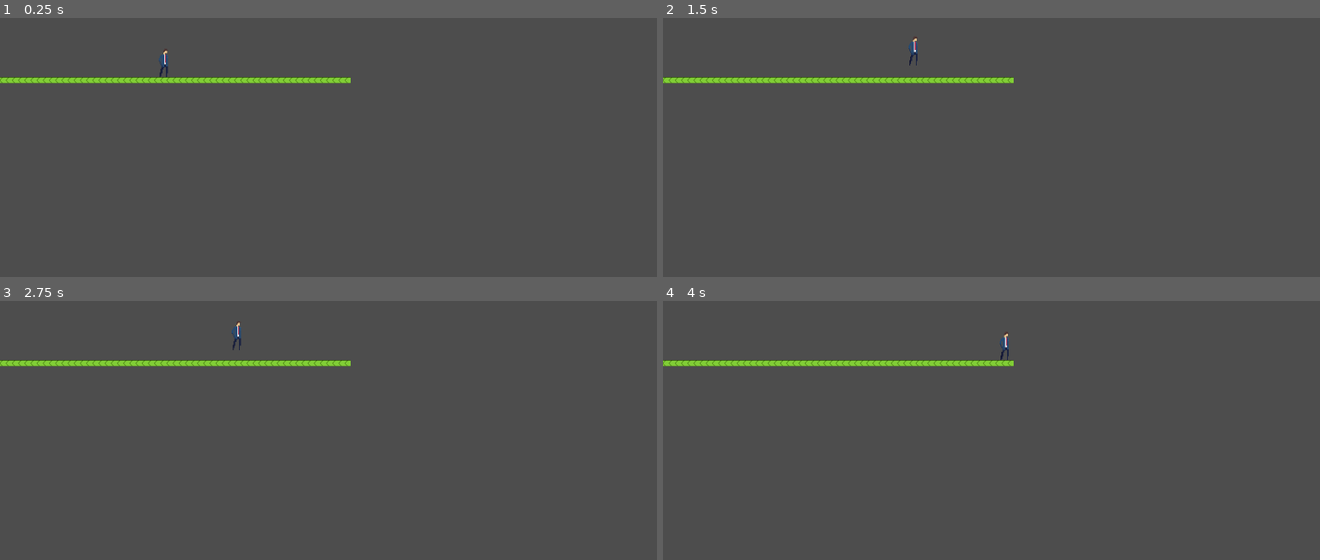
Above: before the commit, frames 1-4 (two rows, left to right).
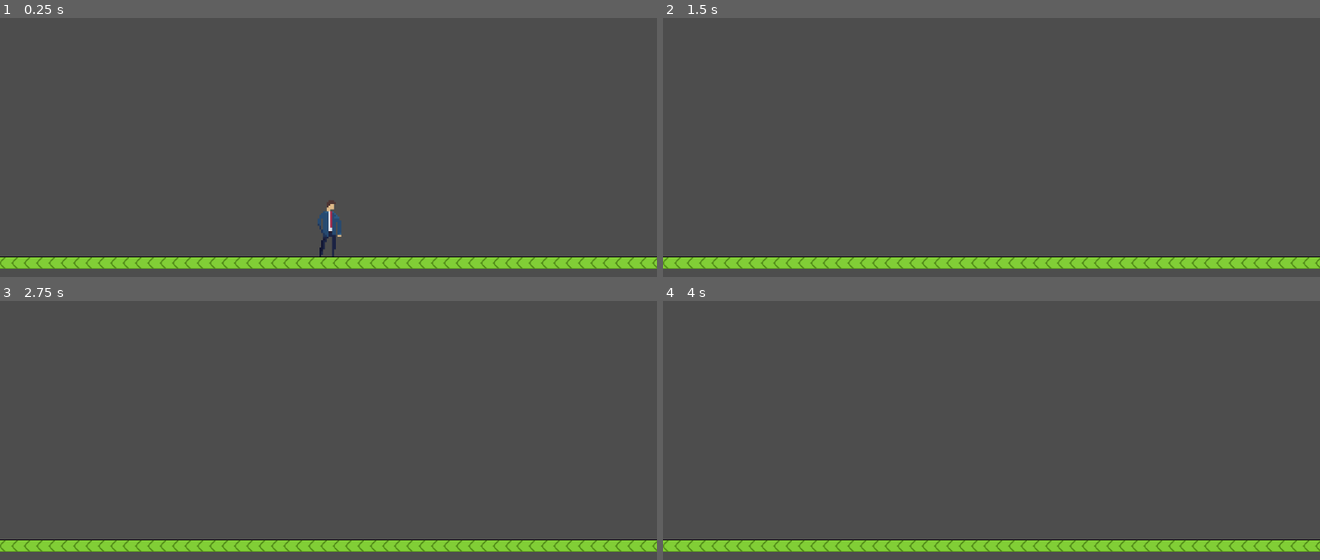
Above: after the commit, the same moments.

Repository: Brook-28/C.L.E.A.N.-game
Game: Godot game, scene res://test.tscn
The game is run twice, just before and just after one commit, with the same random seed, the same clock (stepped at 60 frames per second) and the same inputs.
Inputs:
- Up to frame 1 (0.25 s): no input
- Up to frame 2 (1.5 s): tap Enter at 0.5 s; hold D (move_right) from 0.53 s (still down); tap Shift (slide) at 0.6, 1.35 s; tap Space (jump) at 0.77 s
- Up to frame 3 (2.75 s): tap Space (jump) at 1.52, 2 s; release D (move_right) at 2.03 s; hold A (move_left) from 2.03 s (still down); tap Shift (slide) at 2.1 s
- Up to frame 4 (4 s): tap Enter at 2.75 s; release A (move_left) at 2.78 s; hold D (move_right) from 2.78 s (still down); tap Shift (slide) at 2.85, 3.6 s; tap Space (jump) at 3.02, 3.5, 3.77 s

The runs differ from the first frame. In frame 1, 6.6% of the frame differs, in the area x 0-100%, y 12-97%; in frame 2, 6.2%; in frame 3, 6.2%; in frame 4, 6.2%.

Commit message:
added basic character movement

Diff:
--- a/c.l.e.a.n/player.gd
+++ b/c.l.e.a.n/player.gd
@@ -1,11 +1,25 @@
 extends CharacterBody2D
 
+var facing = 1
+var is_sliding
+const SPEED = 500.0
+const JUMP_VELOCITY = -400.0
+const SLIDE_SPEED = 750
 
-const SPEED = 300.0
-const JUMP_VELOCITY = -400.0
+# GENERAL
+func _process(delta: float) -> void:
+	update_visuals()
 
 
+# MOVEMENT
 func _physics_process(delta: float) -> void:
+	var direction = Input.get_axis("move_left", "move_right")
+	# direction
+	if direction != 0:
+		print(facing)
+		facing = direction
+
+
 	# Add the gravity.
 	if not is_on_floor():
 		velocity += get_gravity() * delta
@@ -16,10 +30,56 @@
 
 	# Get the input direction and handle the movement/deceleration.
 	# As good practice, you should replace UI actions with custom gameplay actions.
-	var direction := Input.get_axis("move_left", "move_right")
-	if direction:
+
+	if direction and not is_sliding:
 		velocity.x = direction * SPEED
-	else:
+	elif not is_sliding:
 		velocity.x = move_toward(velocity.x, 0, SPEED)
 
+	# Sliding
+	if Input.is_action_just_pressed("slide") and is_on_floor():
+		slide()
+
+
+
+
+
 	move_and_slide()
+
+
+func slide():
+	if is_sliding:
+		return
+
+	# changing basic variables
+	is_sliding = true
+	$StandingCollision.disabled = true
+	$LowerCollision.disabled = false
+	$LowerBody.play("sliding")
+	$UpperBody.play("sliding")
+
+	# movement
+	velocity.x = facing * SLIDE_SPEED
+
+	await get_tree().create_timer(0.5).timeout
+
+	# changing back basic variables
+	is_sliding = false
+	$StandingCollision.disabled = false
+	$LowerCollision.disabled = true
+	$LowerBody.play("standing")
+	$UpperBody.play("standing")
+
+
+
+
+# VISUAL
+func update_visuals():
+	$LowerBody.flip_h = facing < 0
+	$UpperBody.flip_h = facing < 0
+
+	if velocity == Vector2.ZERO:
+		$LowerBody.play("standing")
+	if velocity.x != 0 and not is_sliding and is_on_floor():
+		$LowerBody.play("running")
+	pass
--- a/c.l.e.a.n/player.tscn
+++ b/c.l.e.a.n/player.tscn
@@ -1,18 +1,112 @@
 [gd_scene format=3 uid="uid://dmcu4n2qos4rc"]
 
-[ext_resource type="Texture2D" uid="uid://o1hg78c6tbwd" path="res://assets/player/art/John_basic_standing.png" id="1_4flbx"]
 [ext_resource type="Script" uid="uid://bntvniplctq3w" path="res://player.gd" id="1_onrkg"]
+[ext_resource type="Texture2D" uid="uid://b24bswtpttss1" path="res://assets/player/art/upper_body/John_upper_standing.png" id="2_i3pqv"]
+[ext_resource type="Texture2D" uid="uid://bt8gn0uepgari" path="res://assets/player/art/lower_body/John_lower_sliding.png" id="2_sweqy"]
+[ext_resource type="Texture2D" uid="uid://8ftfu1vp0f64" path="res://assets/player/art/lower_body/running/John_lower_running1.png" id="2_urp6f"]
+[ext_resource type="Texture2D" uid="uid://csvex1mqak8yd" path="res://assets/player/art/lower_body/running/John_lower_running2.png" id="3_bwjto"]
+[ext_resource type="Texture2D" uid="uid://db8w57ujq71hg" path="res://assets/player/art/lower_body/John_legs_standing.png" id="3_hqtel"]
+[ext_resource type="Texture2D" uid="uid://brmfsbk1l2qi1" path="res://assets/player/art/upper_body/John_upper_default_sliding.png" id="4_2hs0m"]
+[ext_resource type="Texture2D" uid="uid://xsl6ocgqatm7" path="res://assets/player/art/lower_body/running/John_lower_running3.png" id="4_606se"]
+[ext_resource type="Texture2D" uid="uid://ca2np0torn5s5" path="res://assets/player/art/lower_body/running/John_lower_running4.png" id="5_u1c27"]
+[ext_resource type="Texture2D" uid="uid://babgfodwir13j" path="res://assets/player/art/lower_body/running/John_lower_running5.png" id="6_op7ga"]
+[ext_resource type="Texture2D" uid="uid://dqarrubdafmmv" path="res://assets/player/art/lower_body/running/John_lower_running6.png" id="7_q13i1"]
+[ext_resource type="Texture2D" uid="uid://bhsdtcornp32k" path="res://assets/player/art/lower_body/running/John_lower_running7.png" id="8_pylmc"]
+[ext_resource type="Texture2D" uid="uid://b5w8fq5cjxlxi" path="res://assets/player/art/lower_body/running/John_lower_running8.png" id="9_pbfsw"]
+
+[sub_resource type="SpriteFrames" id="SpriteFrames_4flbx"]
+animations = [{
+"frames": [{
+"duration": 0.6,
+"texture": ExtResource("2_urp6f")
+}, {
+"duration": 0.6,
+"texture": ExtResource("3_bwjto")
+}, {
+"duration": 0.6,
+"texture": ExtResource("4_606se")
+}, {
+"duration": 0.6,
+"texture": ExtResource("5_u1c27")
+}, {
+"duration": 0.6,
+"texture": ExtResource("6_op7ga")
+}, {
+"duration": 0.6,
+"texture": ExtResource("7_q13i1")
+}, {
+"duration": 0.6,
+"texture": ExtResource("8_pylmc")
+}, {
+"duration": 0.6,
+"texture": ExtResource("9_pbfsw")
+}],
+"loop": true,
+"name": &"running",
+"speed": 5.0
+}, {
+"frames": [{
+"duration": 1.0,
+"texture": ExtResource("2_sweqy")
+}],
+"loop": true,
+"name": &"sliding",
+"speed": 5.0
+}, {
+"frames": [{
+"duration": 1.0,
+"texture": ExtResource("3_hqtel")
+}],
+"loop": true,
+"name": &"standing",
+"speed": 5.0
+}]
+
+[sub_resource type="SpriteFrames" id="SpriteFrames_sweqy"]
+animations = [{
+"frames": [{
+"duration": 1.0,
+"texture": ExtResource("4_2hs0m")
+}],
+"loop": true,
+"name": &"sliding",
+"speed": 5.0
+}, {
+"frames": [{
+"duration": 1.0,
+"texture": ExtResource("2_i3pqv")
+}],
+"loop": true,
+"name": &"standing",
+"speed": 5.0
+}]
 
 [sub_resource type="CapsuleShape2D" id="CapsuleShape2D_onrkg"]
 radius = 2.0
+
+[sub_resource type="CapsuleShape2D" id="CapsuleShape2D_i3pqv"]
+radius = 2.0
+height = 8.666667
 
 [node name="player" type="CharacterBody2D" unique_id=428859002]
 scale = Vector2(3, 3)
 script = ExtResource("1_onrkg")
 
-[node name="Sprite2D" type="Sprite2D" parent="." unique_id=442813597]
+[node name="LowerBody" type="AnimatedSprite2D" parent="." unique_id=815531095]
 texture_filter = 1
-texture = ExtResource("1_4flbx")
+sprite_frames = SubResource("SpriteFrames_4flbx")
+animation = &"running"
+frame = 7
+frame_progress = 0.44877222
 
-[node name="CollisionShape2D" type="CollisionShape2D" parent="." unique_id=1678625928]
+[node name="UpperBody" type="AnimatedSprite2D" parent="." unique_id=561156482]
+texture_filter = 1
+sprite_frames = SubResource("SpriteFrames_sweqy")
+animation = &"standing"
+
+[node name="StandingCollision" type="CollisionShape2D" parent="." unique_id=1678625928]
 shape = SubResource("CapsuleShape2D_onrkg")
+
+[node name="LowerCollision" type="CollisionShape2D" parent="." unique_id=463455282]
+shape = SubResource("CapsuleShape2D_i3pqv")
+disabled = true
--- a/c.l.e.a.n/project.godot
+++ b/c.l.e.a.n/project.godot
@@ -17,8 +17,8 @@
 
 [display]
 
-window/size/viewport_width=2160
-window/size/viewport_height=1440
+window/size/viewport_width=1080
+window/size/viewport_height=720
 
 [input]
 
Binary file added: c.l.e.a.n/assets/player/art/lower_body/John_legs_standing.png
Not shown, added: c.l.e.a.n/assets/player/art/lower_body/John_legs_standing.png.import
Binary file added: c.l.e.a.n/assets/player/art/lower_body/John_lower_sliding.png
Not shown, added: c.l.e.a.n/assets/player/art/lower_body/John_lower_sliding.png.import
Binary file added: c.l.e.a.n/assets/player/art/lower_body/running/John_lower_running1.png
Not shown, added: c.l.e.a.n/assets/player/art/lower_body/running/John_lower_running1.png.import
Binary file added: c.l.e.a.n/assets/player/art/lower_body/running/John_lower_running2.png
Not shown, added: c.l.e.a.n/assets/player/art/lower_body/running/John_lower_running2.png.import
Binary file added: c.l.e.a.n/assets/player/art/lower_body/running/John_lower_running3.png
Not shown, added: c.l.e.a.n/assets/player/art/lower_body/running/John_lower_running3.png.import
Binary file added: c.l.e.a.n/assets/player/art/lower_body/running/John_lower_running4.png
Not shown, added: c.l.e.a.n/assets/player/art/lower_body/running/John_lower_running4.png.import
(and 14 more such lines)
